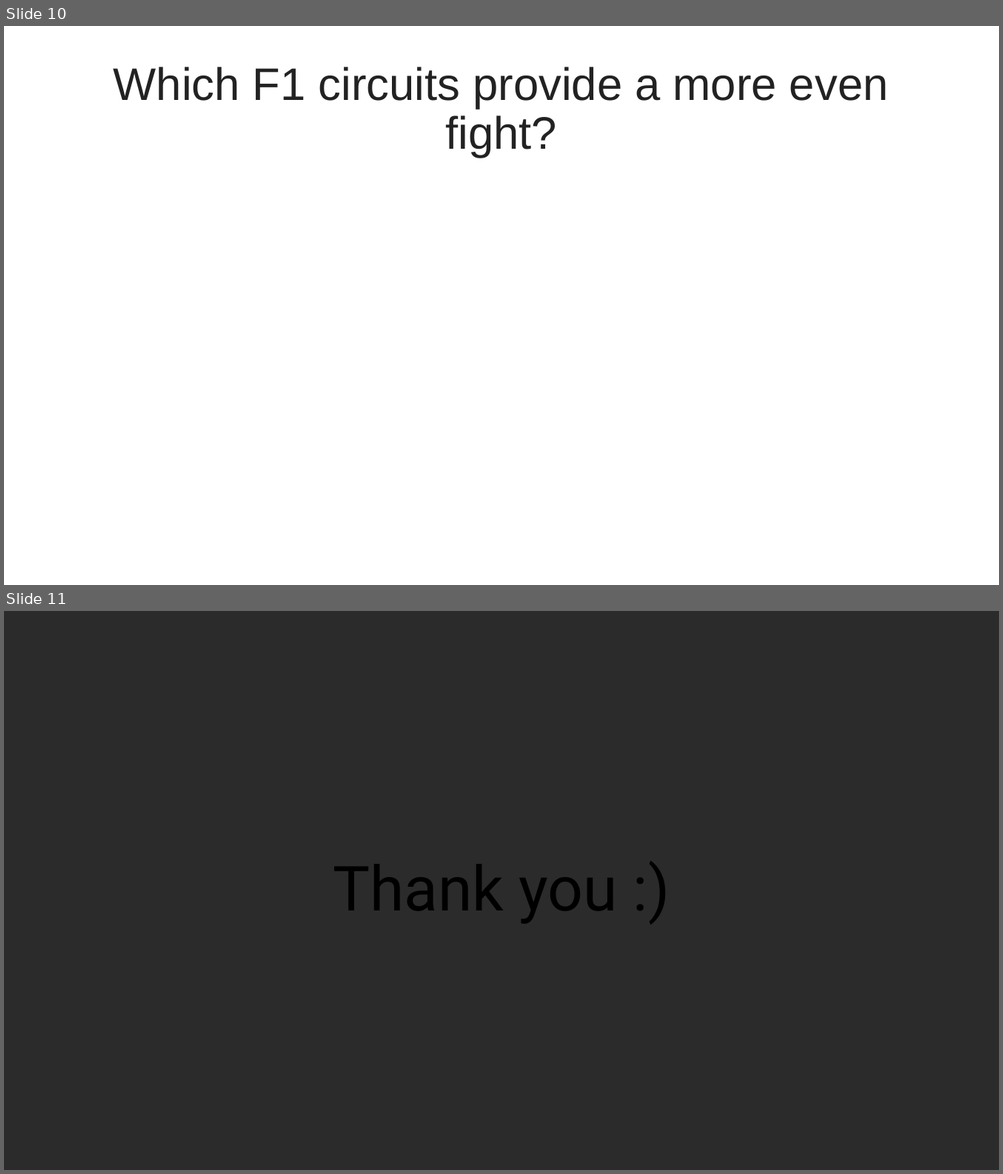
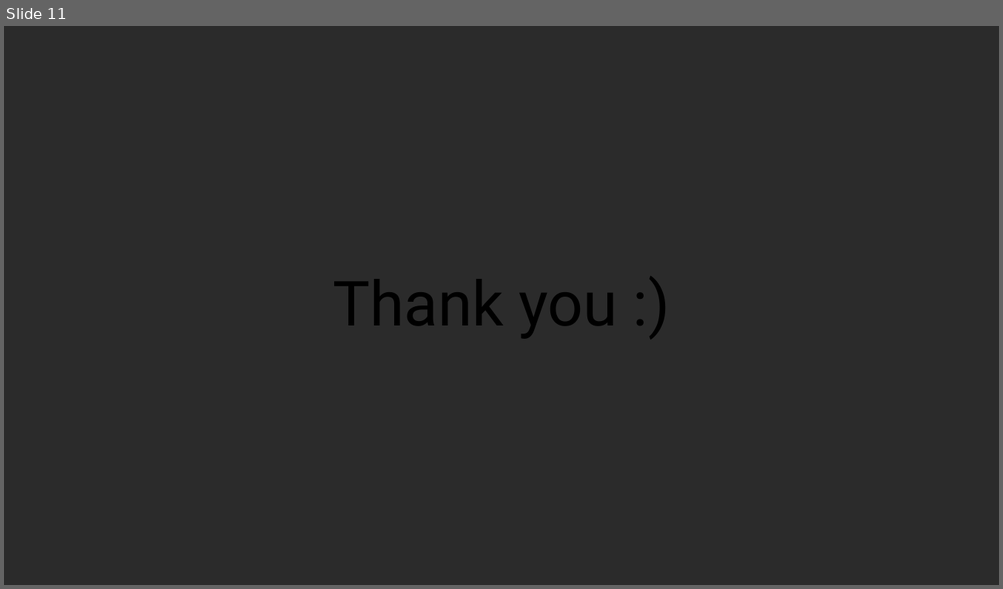
Before and after one commit to MateuszMajak/R_Visual, a slide deck: Presentation/F1_Presentation_Moyo_Majak.pptx. Shown one above the other, each under a label of ours: slides 10 and 11 before the commit, slide 11 after it. The pictures are 1003x1174 and 1003x589 pixels, drawn with LibreOffice and Linux fonts; fonts in the diff are those of the drawing; background and template pictures are left out; a plain dark background stands for a picture behind light text. Boxes give left, top, right and bottom in pixels: in the first picture for what was removed or moved away, otherwise in the second. Text is boxed around its words. In the diff, an @@ line names an element or a change of style, - is before the commit and + after.

Commit message:
Final presentation file

```diff
--- a/Presentation/F1_Presentation_Moyo_Majak.pptx
+++ b/Presentation/F1_Presentation_Moyo_Majak.pptx
@@ slide 10 removed at <box>4,26,999,585</box>, background picture (left out) @@
@@ title removed at <box>114,67,888,158</box> @@
-Which F1 circuits provide a more even fight?
```
Also in this commit, not shown: 1 slide changed, 1 slide added.
